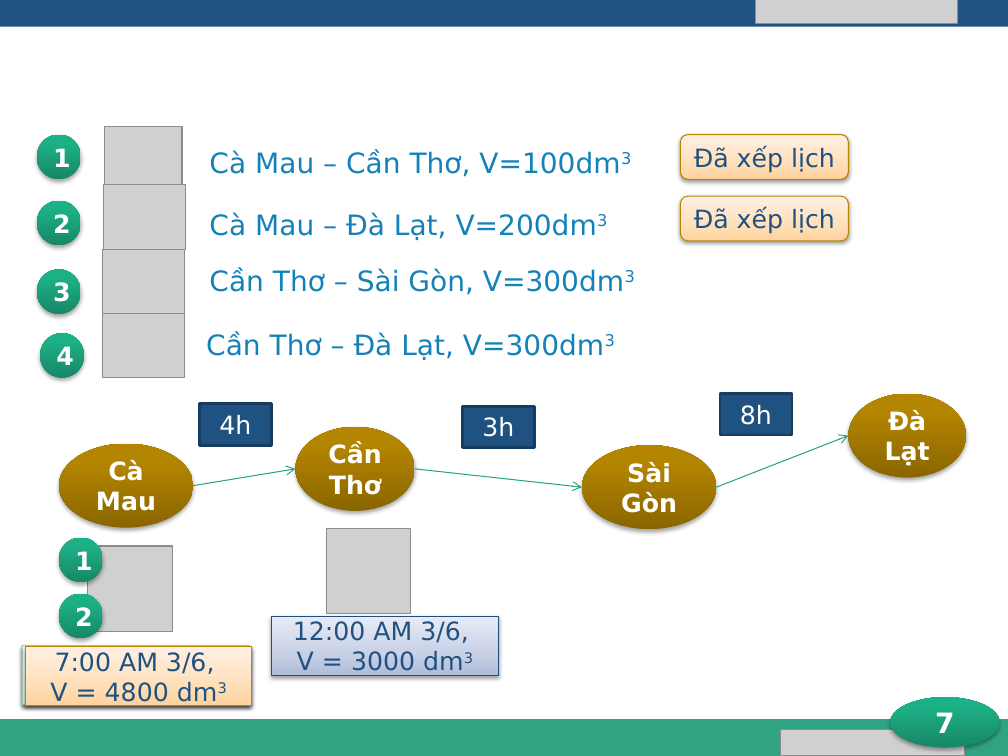
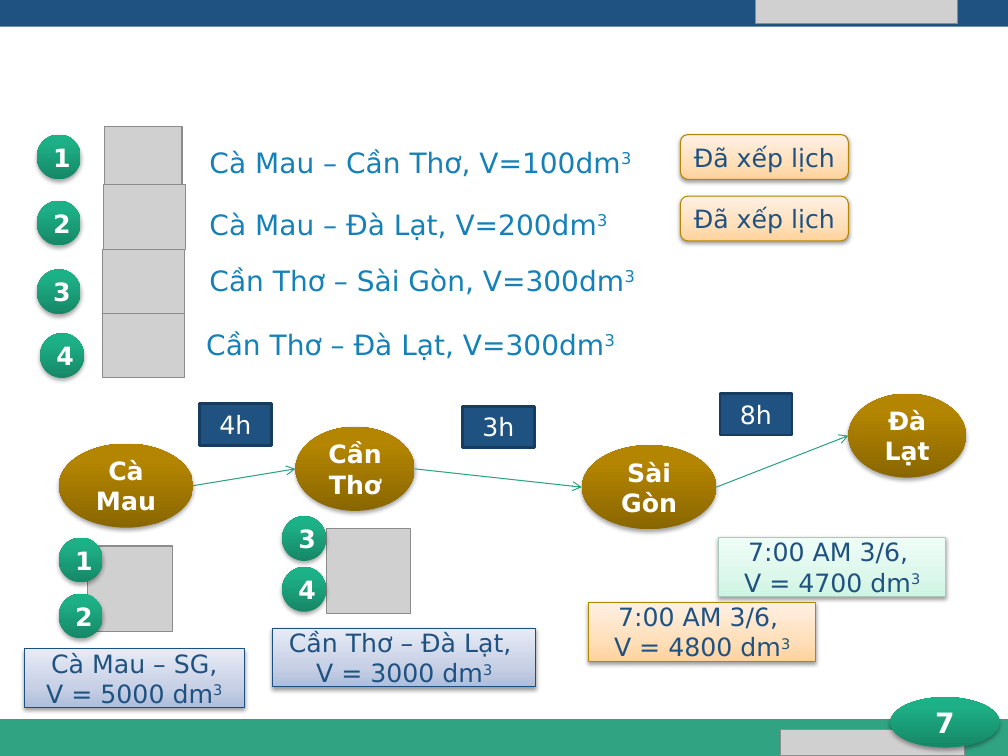
Before and after one commit to longdao2904/capstone-project-teamx, a slide deck: slide 8 of iDeliver presentation.pptx. Drawn at 1008x756 pixels with LibreOffice and Linux fonts; fonts in the diff are those of the drawing; grey boxes stand for pictures; background and template pictures are left out. Boxes give left, top, right and bottom in pixels: in the first picture for what was removed or moved away, otherwise in the second. Text is boxed around its words. In the diff, an @@ line names an element or a change of style, - is before the commit and + after.

```diff
--- a/iDeliver presentation.pptx
+++ b/iDeliver presentation.pptx
@@ ellipse added at (282, 516, 327, 560), fill gradient #178767 to #1EB086 to #1BB388, 18 pt, text #FFFFFF, bold @@
+3
@@ rectangle "7:00 AM 3/6,": place and size @@
-rectangle "7:00 AM 3/6," at (23, 646, 250, 705)
+rectangle "7:00 AM 3/6," at (719, 537, 946, 596)
@@ ellipse added at (282, 566, 327, 611), fill gradient #178767 to #1EB086 to #1BB388, 18 pt, text #FFFFFF, bold @@
+4
@@ rectangle "Cần Thơ – Đà Lạt,": place and size @@
-rectangle "Cần Thơ – Đà Lạt," at (271, 617, 498, 675)
+rectangle "Cần Thơ – Đà Lạt," at (273, 628, 536, 686)
@@ rectangle "7:00 AM 3/6,": place and size @@
-rectangle "7:00 AM 3/6," at (25, 647, 252, 706)
+rectangle "7:00 AM 3/6," at (589, 603, 815, 661)
@@ rectangle "Cà Mau – SG,": place and size @@
-rectangle "Cà Mau – SG," at (23, 646, 250, 705)
+rectangle "Cà Mau – SG," at (24, 649, 245, 708)
@@ text in rectangle at (51, 653, 217, 676): text changed @@
-7:00 AM 3/6,
+Cà Mau – SG,
@@ text in rectangle at (289, 631, 511, 657): text changed @@
-12:00 AM 3/6,
+Cần Thơ – Đà Lạt,
```
Also in this commit, not shown: 1 other file.
